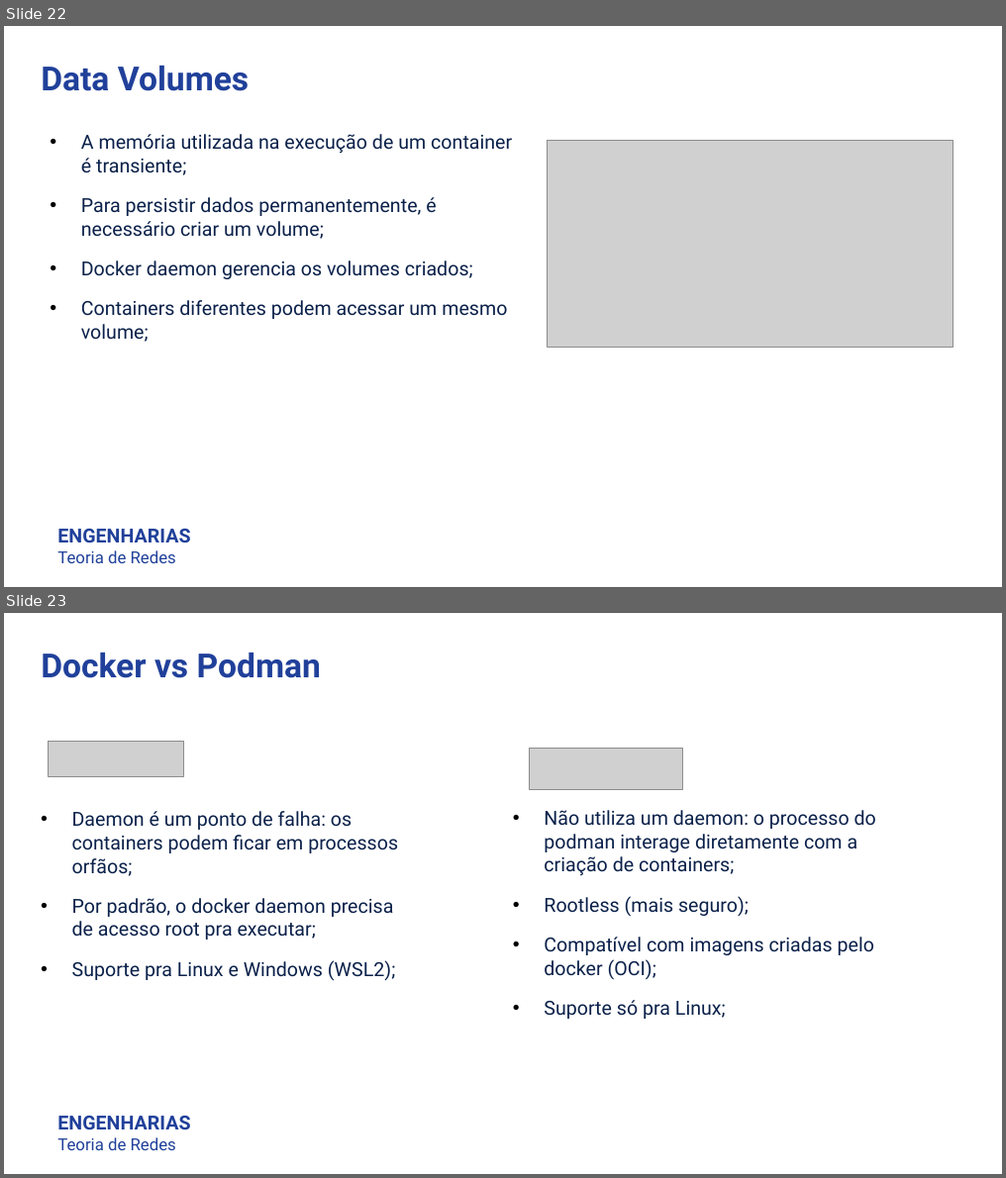
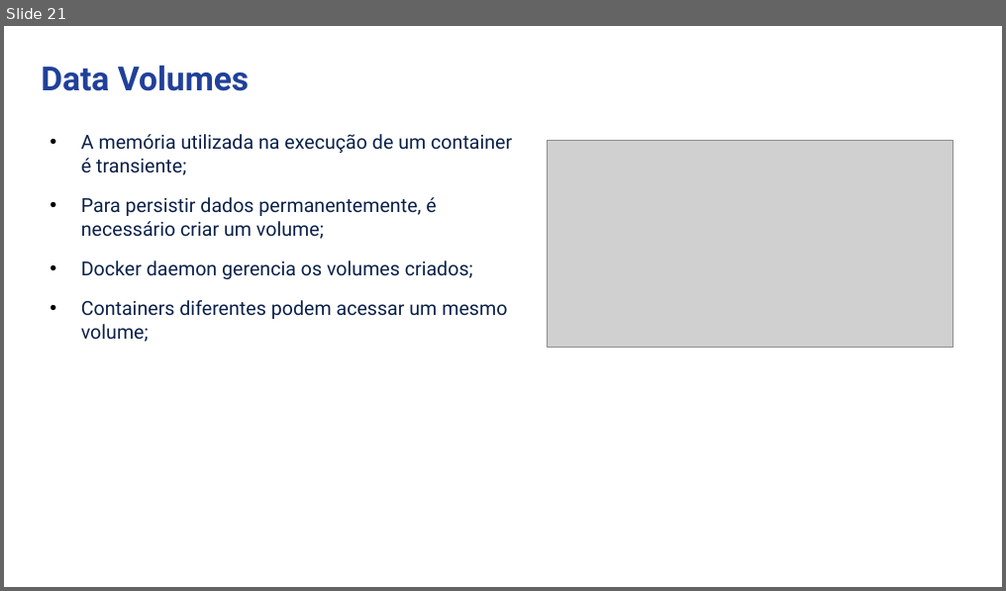
Before and after one commit to luisfelipe998/docker-kubernetes-arq-com-2, a slide deck: FelipeDrumm_FernandoCipriano_LuisFelipeBorsoi_GB.pptx. Shown one above the other, each under a label of ours: slides 22 and 23 before the commit, slide 21 after it. The pictures are 1006x1178 and 1006x591 pixels, drawn with LibreOffice and Linux fonts; fonts in the diff are those of the drawing; grey boxes stand for pictures. Boxes give left, top, right and bottom in pixels: in the first picture for what was removed or moved away, otherwise in the second. Text is boxed around its words. In the diff, an @@ line names an element or a change of style, - is before the commit and + after.

```diff
--- a/FelipeDrumm_FernandoCipriano_LuisFelipeBorsoi_GB.pptx
+++ b/FelipeDrumm_FernandoCipriano_LuisFelipeBorsoi_GB.pptx
@@ slide 23 removed at box(4, 613, 1002, 1174), background #FFFFFF @@
@@ text removed at box(41, 652, 321, 678) @@
-Docker vs Podman
@@ picture removed at box(48, 742, 183, 776) @@
@@ picture removed at box(529, 749, 682, 789) @@
@@ text removed at box(72, 811, 398, 981) @@
-• Daemon é um ponto de falha: os containers podem ficar em processos orfãos;
-• Por padrão, o docker daemon precisa de acesso root pra executar;
-• Suporte pra Linux e Windows (WSL2);
@@ text removed at box(544, 810, 876, 1019) @@
-• Não utiliza um daemon: o processo do podman interage diretamente com a criação de containers;
-• Rootless (mais seguro);
-• Compatível com imagens criadas pelo docker (OCI);
-• Suporte só pra Linux;
@@ text removed at box(57, 1116, 190, 1151) @@
-ENGENHARIAS
-Teoria de Redes
@@ what was slide 22 is now slide 21 @@
@@ slide 21 changed as well @@
@@ text removed at box(57, 529, 190, 564) @@
-ENGENHARIAS
-Teoria de Redes
```
Also in this commit, not shown: 25 other slides changed, 5 slides added, 3 other slides removed.
